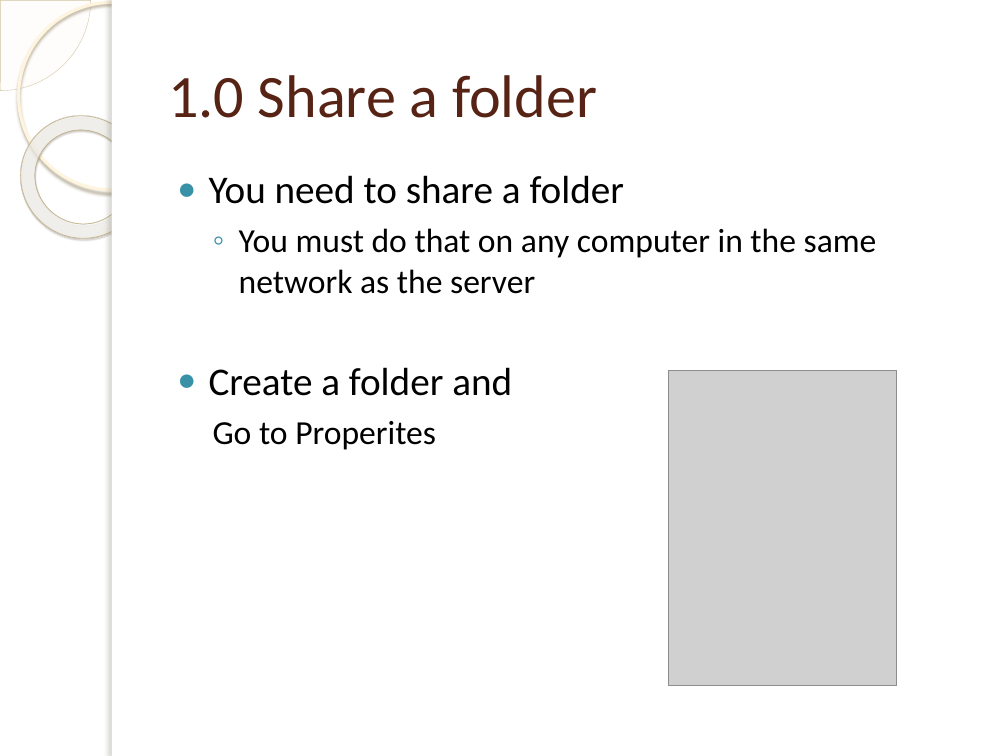
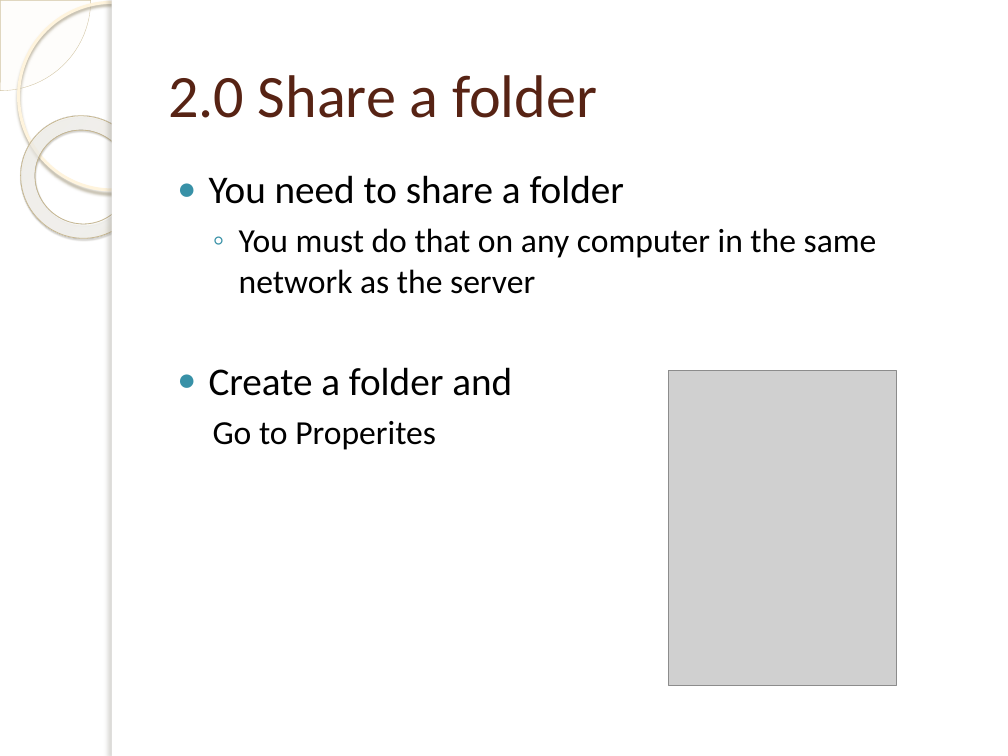
Before and after one commit to Nexolight/PPInfoScreen, a slide deck: slide 4 of files/templates/example.pptx (slide 2 before the commit). Drawn at 1008x756 pixels with LibreOffice and Linux fonts; fonts in the diff are those of the drawing; grey boxes stand for pictures; background and template pictures are left out. Boxes give left, top, right and bottom in pixels: in the first picture for what was removed or moved away, otherwise in the second. Text is boxed around its words. In the diff, an @@ line names an element or a change of style, - is before the commit and + after.

```diff
--- a/files/templates/example.pptx
+++ b/files/templates/example.pptx
@@ title at <box>168,75,597,118</box>: text changed @@
-1.0 Share a folder
+2.0 Share a folder
```
Also in this commit, not shown: 9 other slides changed, 7 other files.
